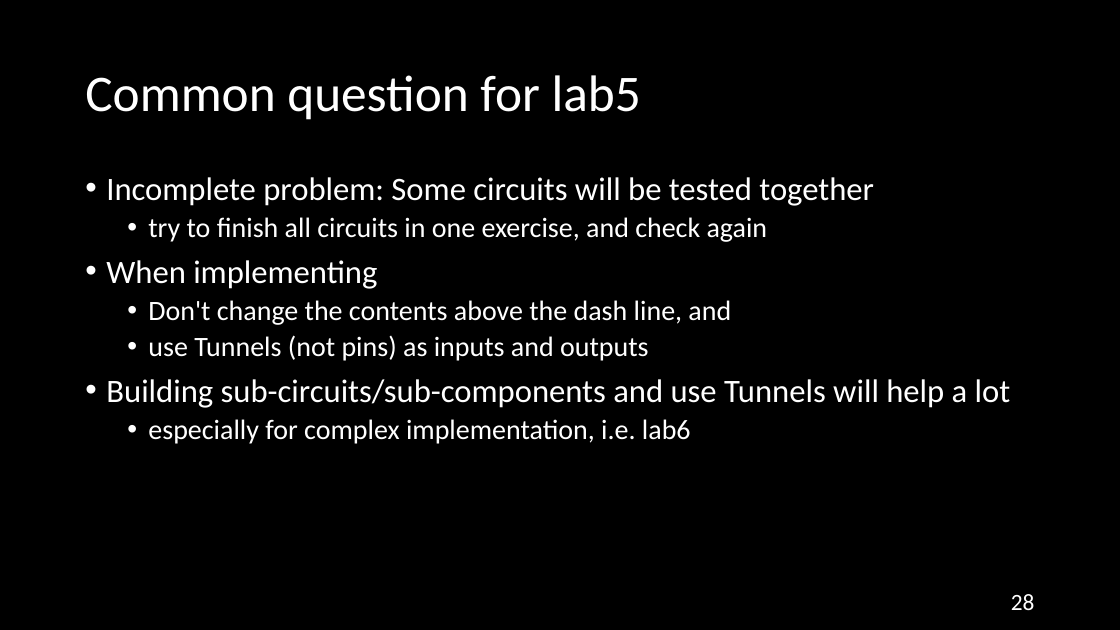
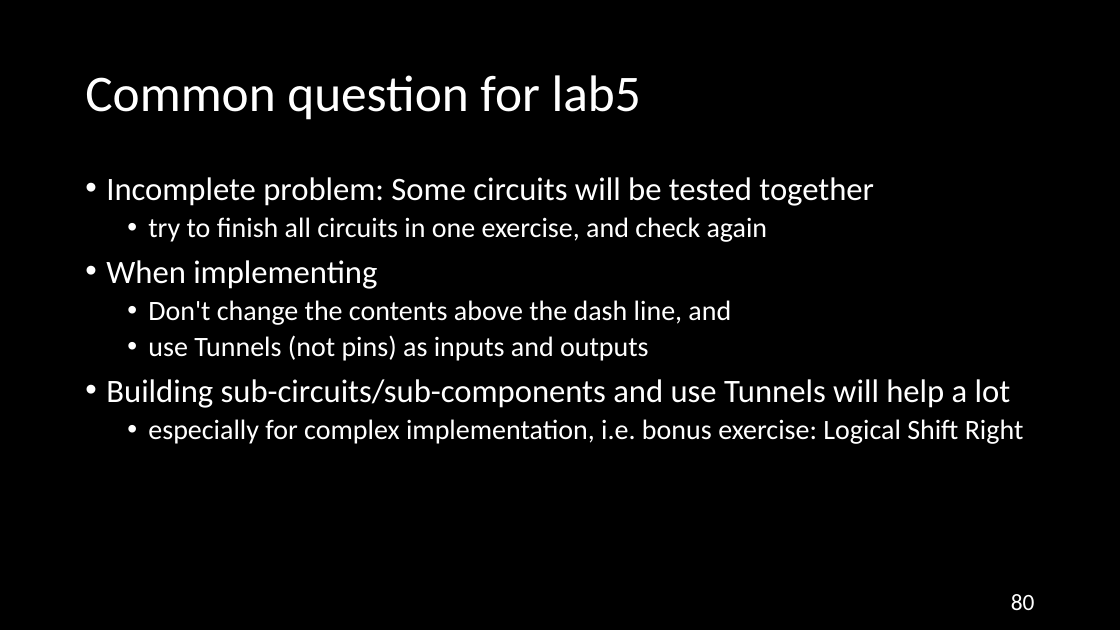
Before and after one commit to NYU-CSO/nyu-cso.github.io, a slide deck: slide 80 of rec-notes/r14.pptx (slide 28 before the commit). Drawn at 1120x630 pixels with LibreOffice and Linux fonts; fonts in the diff are those of the drawing. Boxes give left, top, right and bottom in pixels: in the first picture for what was removed or moved away, otherwise in the second. Text is boxed around its words. In the diff, an @@ line names an element or a change of style, - is before the commit and + after.

```diff
--- a/rec-notes/r14.pptx
+++ b/rec-notes/r14.pptx
@@ text at (148,419,1024,444): text changed @@
-  • especially for complex implementation, i.e. lab6
+  • especially for complex implementation, i.e. bonus exercise: Logical Shift Right
@@ page number at (1011,594,1035,610): text changed @@
-28
+80
```
Also in this commit, not shown: 26 other slides changed, 54 slides added, 1 slide removed, 1 other file.
